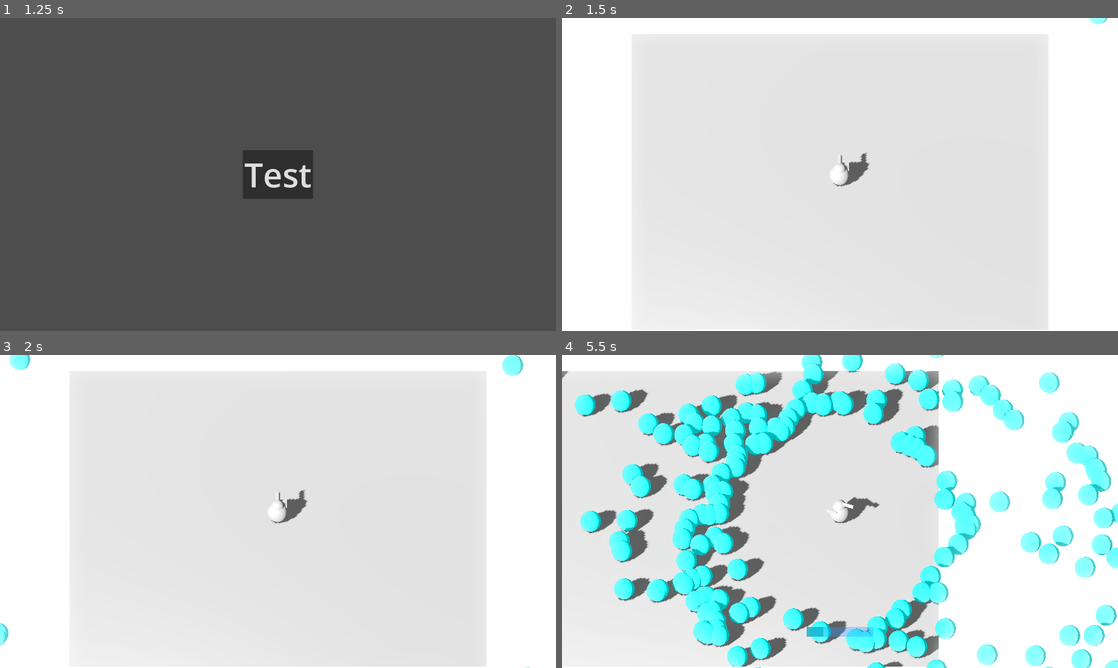
Above: before the commit, frames 1-4 (two rows, left to right).
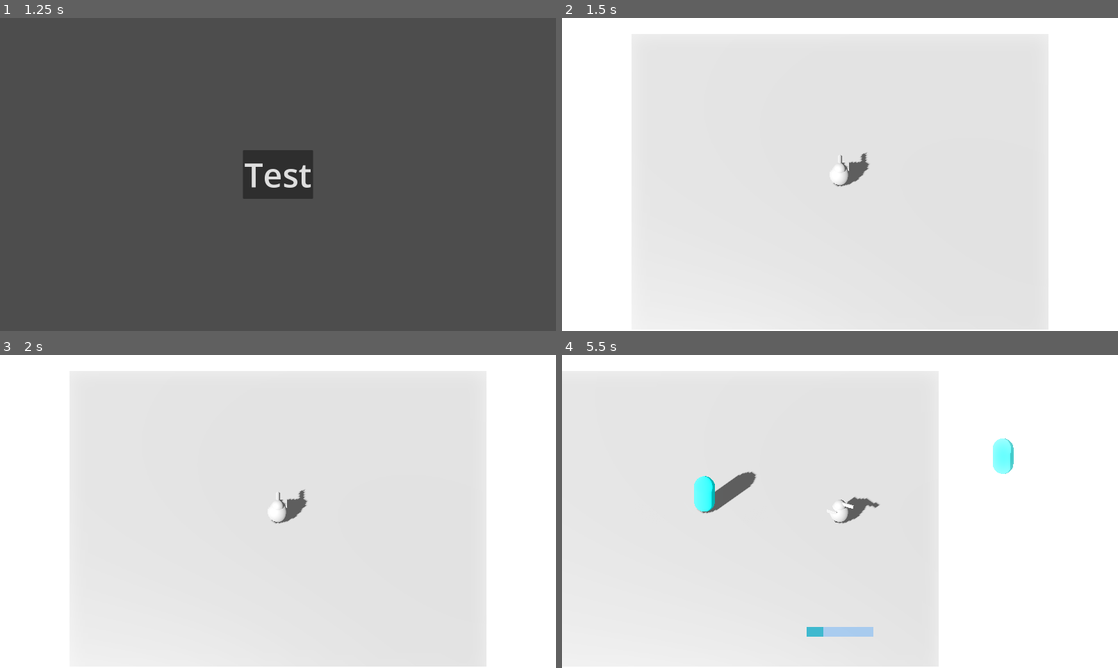
Above: after the commit, the same moments.

Repository: runeteamop/Teamop-Godot-Game
Game: Godot game, scene res://bin/main.tscn
Same seed, same stepped clock (60 frames per second), same inputs: the game is played once before the commit and once after it.
Inputs (mouse positions are in pixels of both pictures, inside the frame that each line leads up to):
- Up to frame 1 (1.25 s): click "Start" at 0.5 s
- Up to frame 2 (1.5 s): click "Test" at 1.25 s
- Up to frame 3 (2 s): no input
- Up to frame 4 (5.5 s): tap Enter (ui_accept) at 2, 2.27, 3.02, 4.52, 5.27 s; move the mouse to (962, 495) at 2.02 s; hold D (Right) 2.03-2.78 s; tap Space (Dash) at 2.1, 3.6, 5.1 s; move the mouse to (728, 527) at 2.77 s; hold S (Down) 2.78-3.53 s; click (728, 527) at 2.85 s; move the mouse to (895, 442) at 3.52 s; hold D (Right) 3.53-4.28 s; move the mouse to (812, 574) at 4.27 s; hold W (Up) 4.28-5.03 s; click (812, 574) at 4.35 s; move the mouse to (1006, 558) at 5.02 s; hold A (Left) from 5.03 s (still down)

Frame 1 is identical in both runs. In frame 2, less than 0.1% of the frame differs, in the area x 94-99%, y 0-2%; in frame 3, 0.4%; in frame 4, 30%, in the area x 0-100%, y 0-100%.

Commit message:
made the enemy bigger and changed how it looks

Diff:
--- a/bin/entities/enemy.gd
+++ b/bin/entities/enemy.gd
@@ -4,7 +4,7 @@
 
 func _physics_process(delta: float) -> void:
 	if Player.instance:
-		look_at(Player.instance.position)
+		look_at(Vector3(Player.instance.position.x, 1, Player.instance.position.z))
 		global_transform.origin -= transform.basis.z.normalized() * SPEED * delta
 
 func _hit() -> void:
--- a/bin/entities/enemy.tscn
+++ b/bin/entities/enemy.tscn
@@ -9,9 +9,10 @@
 [sub_resource type="StandardMaterial3D" id="StandardMaterial3D_wo4wm"]
 albedo_color = Color(0, 1, 1, 1)
 
-[sub_resource type="SphereMesh" id="SphereMesh_wo4wm"]
+[sub_resource type="CapsuleMesh" id="CapsuleMesh_6ymcc"]
 
 [node name="Enemy" type="Area3D" unique_id=1366308759]
+collision_mask = 0
 script = ExtResource("1_fp4fq")
 
 [node name="CollisionShape3D" type="CollisionShape3D" parent="." unique_id=857799634]
@@ -19,4 +20,4 @@
 
 [node name="MeshInstance3D" type="MeshInstance3D" parent="." unique_id=1266818480]
 material_override = SubResource("StandardMaterial3D_wo4wm")
-mesh = SubResource("SphereMesh_wo4wm")
+mesh = SubResource("CapsuleMesh_6ymcc")
--- a/bin/levels/runes test.tscn
+++ b/bin/levels/runes test.tscn
@@ -41,7 +41,6 @@
 transform = Transform3D(1, 0, 0, 0, 1, 0, 0, 0, 1, 0, 0.5, 0)
 
 [node name="Timer" type="Timer" parent="." unique_id=466695285]
-wait_time = 0.009999999999999998
 autostart = true
 
 [connection signal="timeout" from="Timer" to="." method="_on_timer_timeout"]
--- a/bin/levels/runes_test.gd
+++ b/bin/levels/runes_test.gd
@@ -8,6 +8,6 @@
 
 	var enemy: Area3D = preload(LOAD_SCENE.enemy).instantiate()
 
-	enemy.position = spawn_circle + player.position
+	enemy.position = spawn_circle + Vector3(player.position.x, 1, player.position.z)
 
 	add_sibling(enemy)
